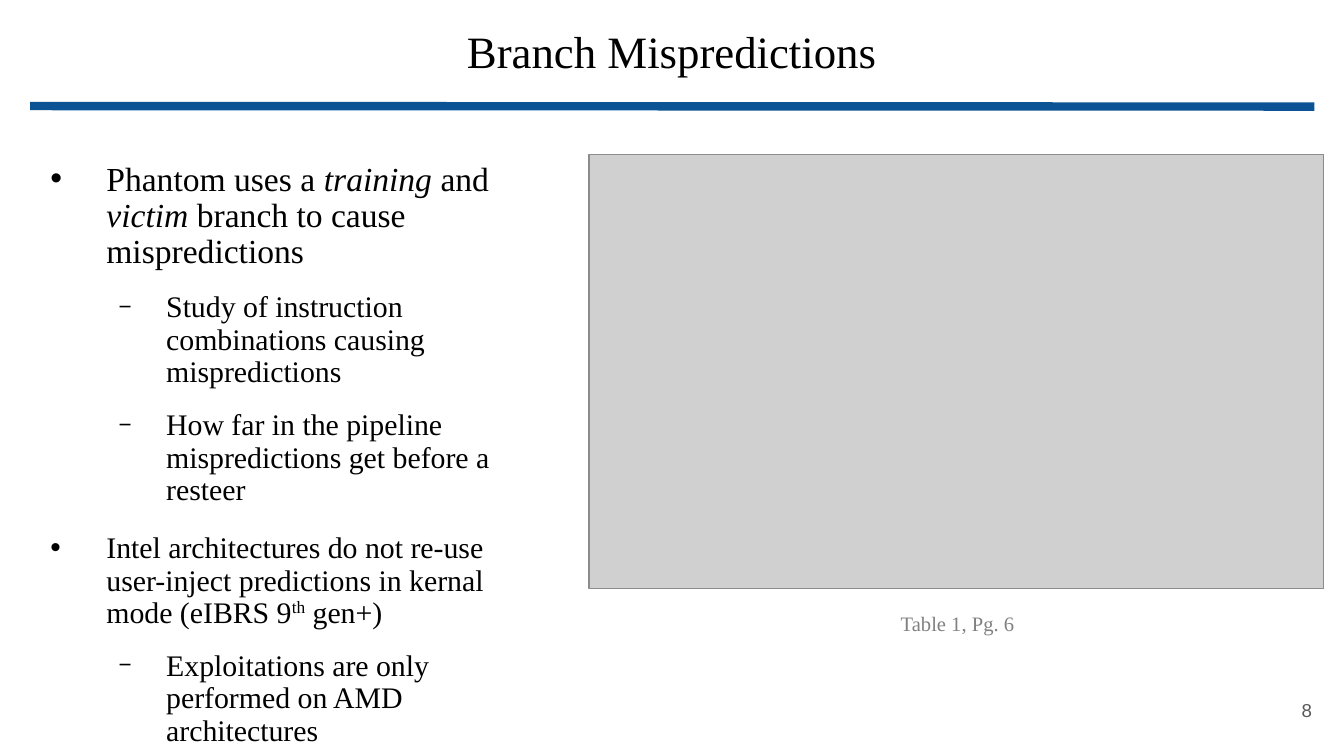
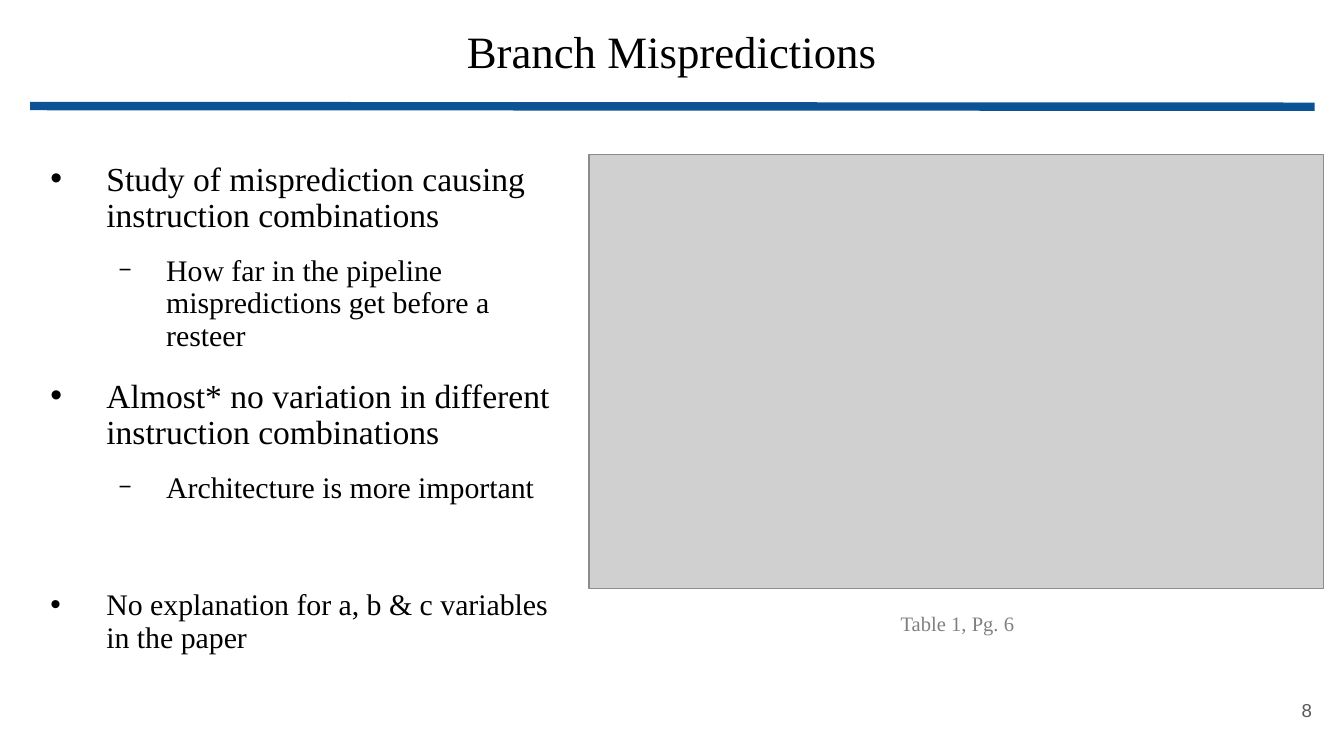
Before and after one commit to wbuz24/grad-research, a slide deck: slide 8 of presentations/Phantom.pptx. Drawn at 1344x756 pixels with LibreOffice and Linux fonts; fonts in the diff are those of the drawing; grey boxes stand for pictures. Boxes give left, top, right and bottom in pixels: in the first picture for what was removed or moved away, otherwise in the second. Text is boxed around its words. In the diff, an @@ line names an element or a change of style, - is before the commit and + after.

Commit message:
Phantom save

```diff
--- a/presentations/Phantom.pptx
+++ b/presentations/Phantom.pptx
@@ text at <box>106,167,525,445</box>: text changed @@
-• Phantom uses a training and victim branch to cause mispredictions
-  − Study of instruction combinations causing mispredictions
+• Study of misprediction causing instruction combinations
@@ text at <box>106,477,547,654</box>: text changed @@
-• Intel architectures do not re-use user-inject predictions in kernal mode (eIBRS 9th gen+)
-  − Exploitations are only performed on AMD architectures
+• Almost* no variation in different instruction combinations
+  − Architecture is more important
+• No explanation for a, b & c variables in the paper
```
Also in this commit, not shown: 12 other slides changed, 1 slide added, 1 slide removed.
